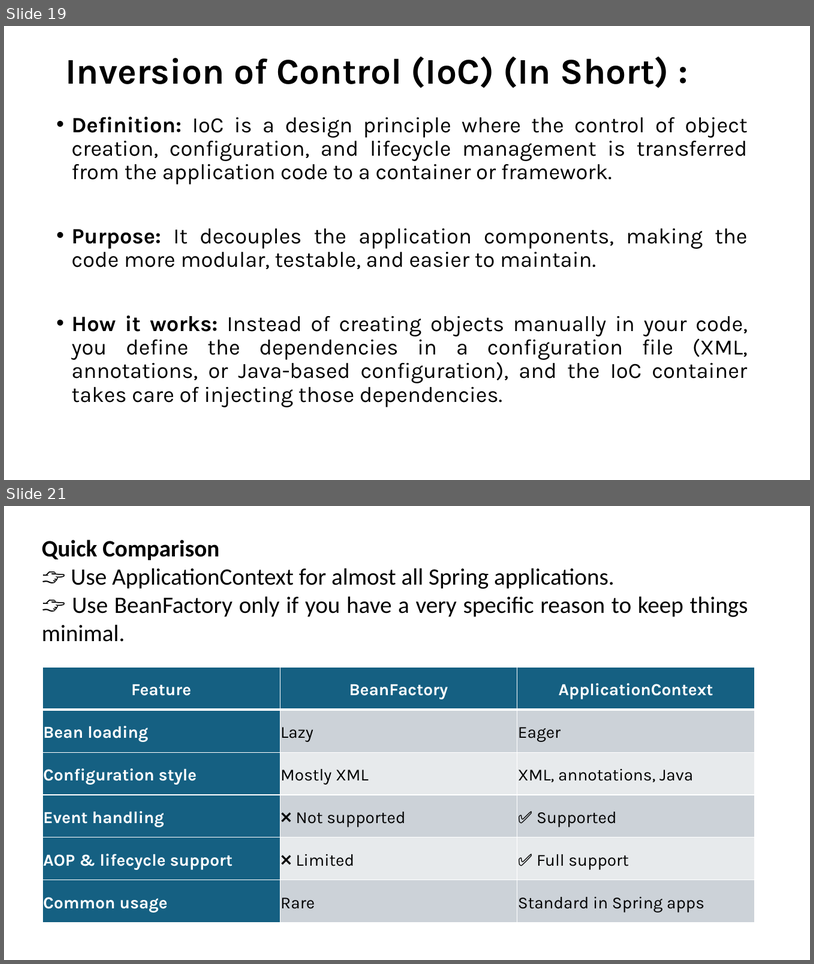
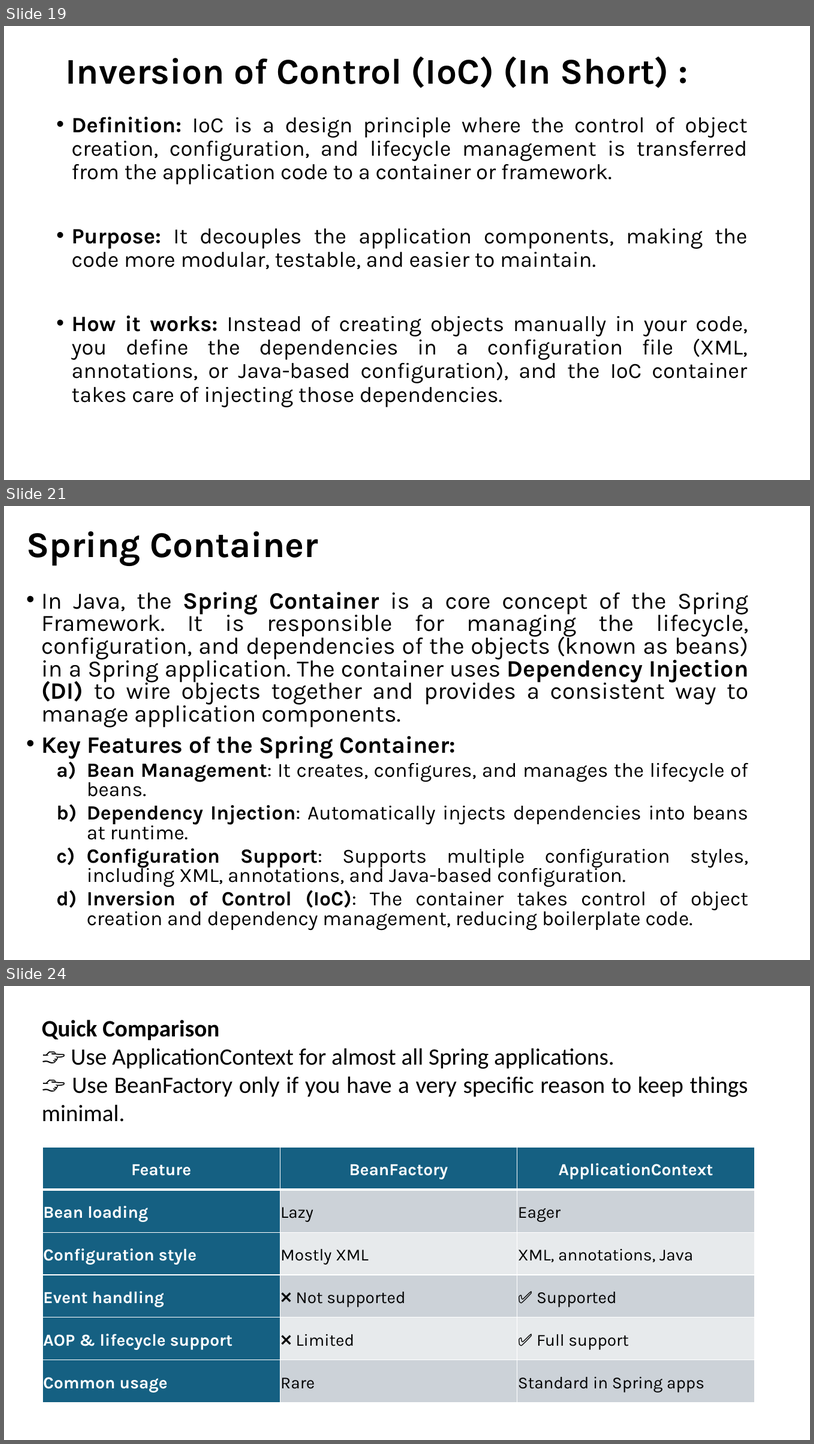
Before and after one commit to ProgrammingStairs/Hibernate-330pm, a slide deck: Spring Introduction.pptx. Shown one above the other, each under a label of ours: slides 19 and 21 before the commit, slides 19, 21 and 24 after it; the slides between them are not shown. The pictures are 814x964 and 814x1444 pixels, drawn with LibreOffice and Linux fonts; fonts in the diff are those of the drawing. Boxes give left, top, right and bottom in pixels: in the first picture for what was removed or moved away, otherwise in the second. Text is boxed around its words. In the diff, an @@ line names an element or a change of style, - is before the commit and + after.

```diff
--- a/Spring Introduction.pptx
+++ b/Spring Introduction.pptx
@@ slide 21 added at bbox=[4, 506, 810, 960], background #FFFFFF @@
@@ title added at bbox=[26, 531, 318, 566], 43 pt, text #000000, bold @@
+Spring Container
@@ text added at bbox=[41, 592, 749, 930], 24 pt, text #000000 @@
+• In Java, the Spring Container is a core concept of the Spring Framework. It is responsible for managing the lifecycle, configuration, and dependencies of the objects (known as beans) in a Spring application. The container uses Dependency Injection (DI) to wire objects together and provides a consistent way to manage application components.
+• Key Features of the Spring Container:
+  a) Bean Management: It creates, configures, and manages the lifecycle of beans.
+  b) Dependency Injection: Automatically injects dependencies into beans at runtime.
+  c) Configuration Support: Supports multiple configuration styles, including XML, annotations, and Java-based configuration.
+  d) Inversion of Control (IoC): The container takes control of object creation and dependency management, reducing boilerplate code.
@@ what was slide 21 is now slide 24 @@
```
Also in this commit, not shown: 3 slides changed, 9 other slides added.
